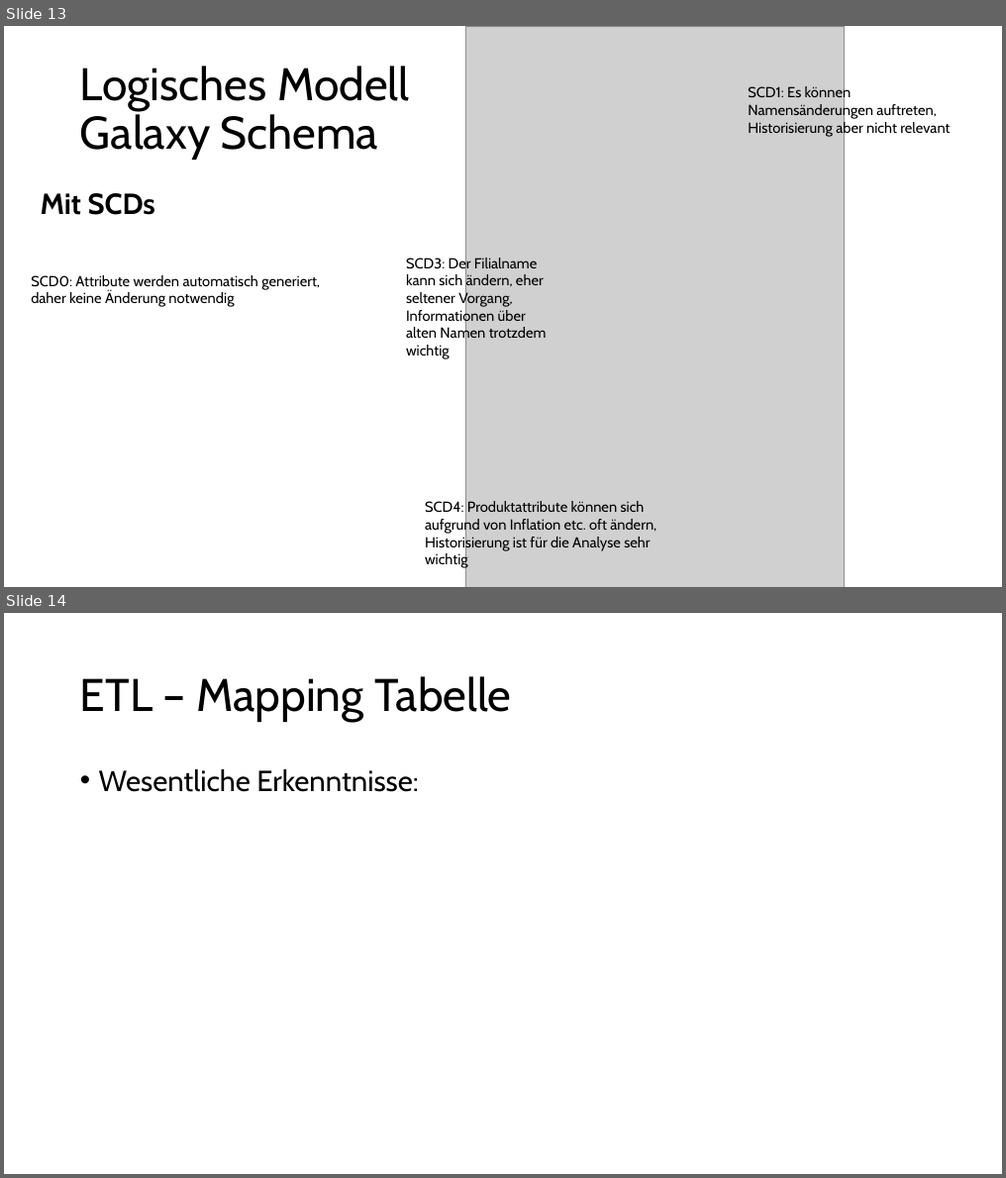
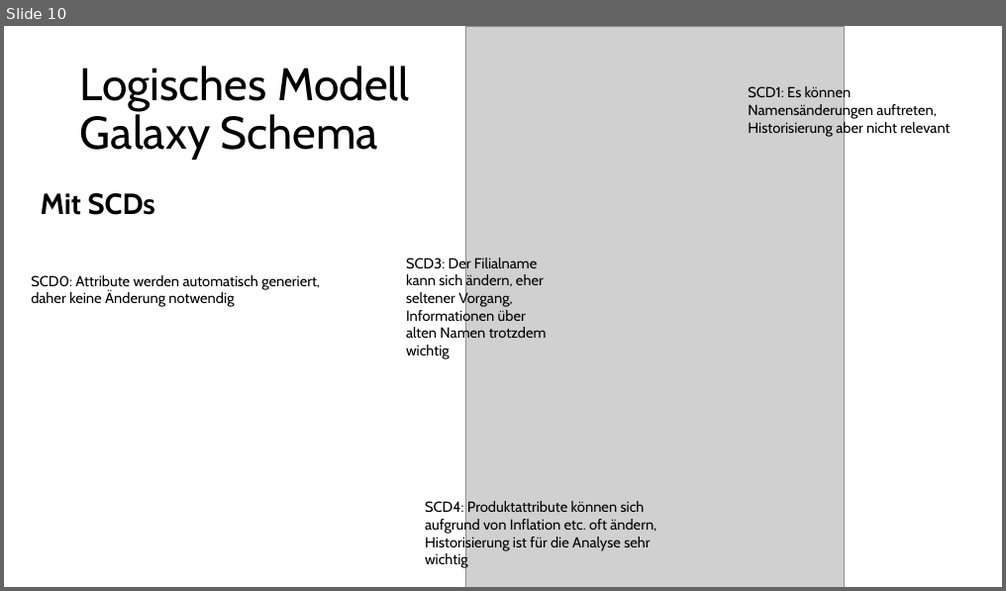
Before and after one commit to Thoerchen/BackZeit, a slide deck: Präsentation/Präsentation.pptx. Shown one above the other, each under a label of ours: slides 13 and 14 before the commit, slide 10 after it. The pictures are 1006x1178 and 1006x591 pixels, drawn with LibreOffice and Linux fonts; fonts in the diff are those of the drawing; grey boxes stand for pictures. Boxes give left, top, right and bottom in pixels: in the first picture for what was removed or moved away, otherwise in the second. Text is boxed around its words. In the diff, an @@ line names an element or a change of style, - is before the commit and + after.

```diff
--- a/Präsentation/Präsentation.pptx
+++ b/Präsentation/Präsentation.pptx
@@ slide 14 removed at <box>4,613,1002,1174</box>, background #FFFFFF @@
@@ title removed at <box>80,676,511,722</box> @@
-ETL – Mapping Tabelle
@@ text removed at <box>99,769,418,792</box> @@
-• Wesentliche Erkenntnisse:
@@ what was slide 13 is now slide 10 @@
```
Also in this commit, not shown: 2 slides added, 3 other slides removed, 1 other file.
